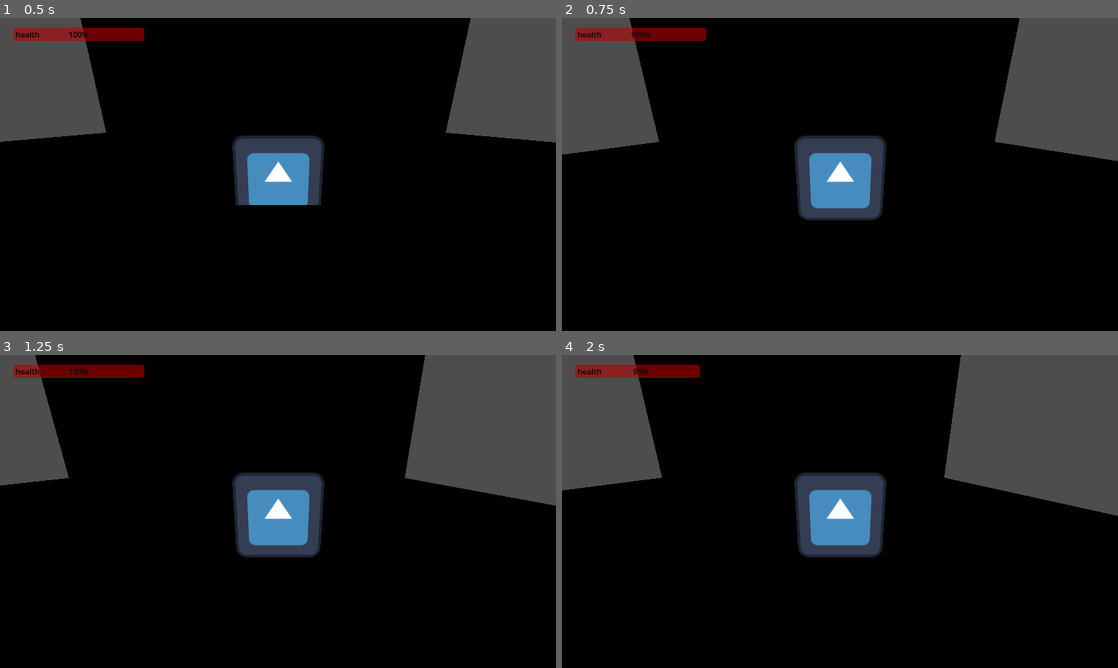
Above: before the commit, frames 1-4 (two rows, left to right).
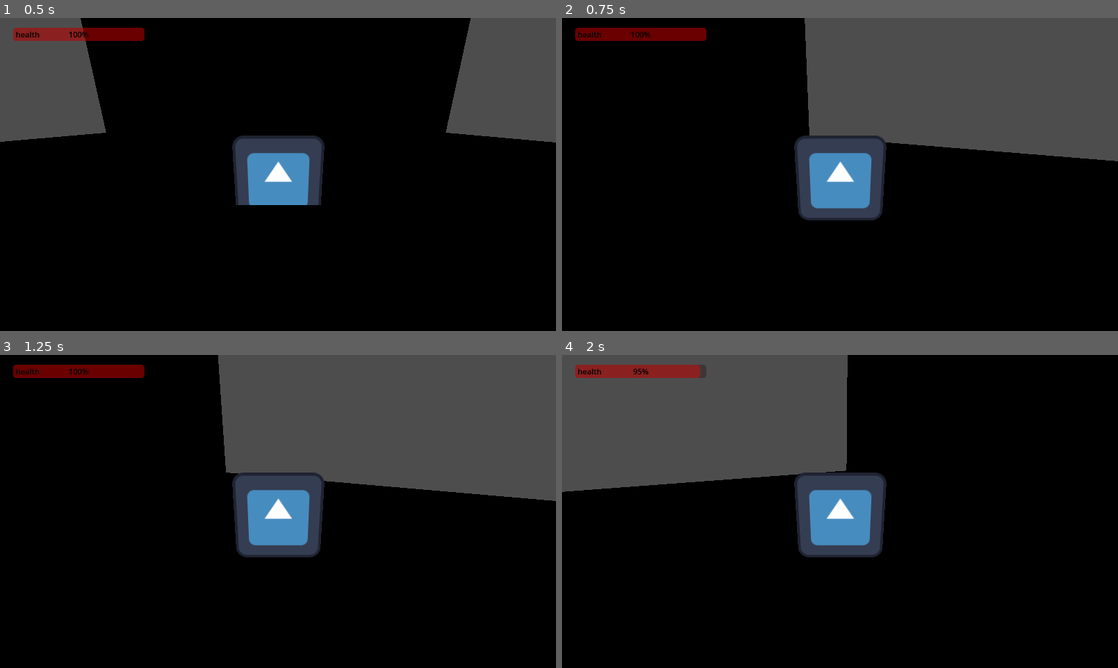
Above: after the commit, the same moments.

Repository: Malikmm560/GODOT_project
Game: Godot game, scene res://room.tscn
The game is run twice, just before and just after one commit, with the same random seed, the same clock (stepped at 60 frames per second) and the same inputs. The engine's default icon, where the game draws it, is replaced by a stand-in: a white triangle on a blue panel in a dark square.
Inputs (mouse positions are in pixels of both pictures, inside the frame that each line leads up to):
- Up to frame 1 (0.5 s): no input
- Up to frame 2 (0.75 s): tap Enter (ui_accept) at 0.5 s; move the mouse to (962, 158) at 0.52 s; hold Right (ui_right) from 0.53 s (still down)
- Up to frame 3 (1.25 s): keep holding Right (ui_right); tap Enter (ui_accept) at 0.77 s
- Up to frame 4 (2 s): move the mouse to (728, 527) at 1.27 s; release Right (ui_right) at 1.28 s; hold Down (ui_down) from 1.28 s (still down); tap Enter (ui_accept) at 1.52 s

Frame 1 is identical in both runs. In frame 2, 21% of the frame differs, in the area x 0-100%, y 0-46%; in frame 3, 18%; in frame 4, 28%, in the area x 0-100%, y 0-52%.

Commit message:
mouse added

Diff:
--- a/door-2.5d/plr.gd
+++ b/door-2.5d/plr.gd
@@ -1,9 +1,8 @@
 extends CharacterBody3D
-
 
 const SPEED = 5.0
 const JUMP_VELOCITY = 4.5
-
+@export var sensitivity: float = 0.2  # Adjust mouse sensitivity
 
 func _physics_process(delta):
 	# Add the gravity.
@@ -26,3 +25,9 @@
 		velocity.z = move_toward(velocity.z, 0, SPEED)
 
 	move_and_slide()
+
+# MOUSE MOVEMENT (Left & Right only)
+func _unhandled_input(event):
+	if event is InputEventMouseMotion:
+		# Rotate only on the Y-axis (left and right movement)
+		rotate_y(-deg_to_rad(event.relative.x * sensitivity))
--- a/door-2.5d/plr.tscn
+++ b/door-2.5d/plr.tscn
@@ -64,3 +64,6 @@
 
 [node name="Camera3D" type="Camera3D" parent="."]
 transform = Transform3D(1, 0, 0, 0, 0.962871, 0.269962, 0, -0.269962, 0.962871, 0, 1.31183, 2.82348)
+
+[node name="flashlight" type="CSGCylinder3D" parent="."]
+transform = Transform3D(0.107789, 0, 0, 0, -1.833e-08, -0.117645, 0, 0.419342, -5.14245e-09, -0.722395, 0.389364, 0.344504)
